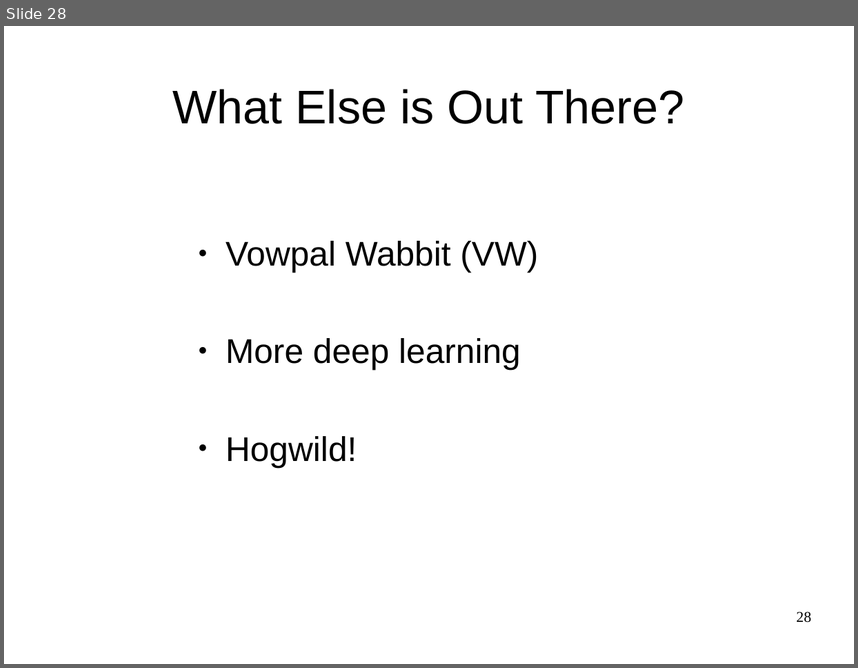
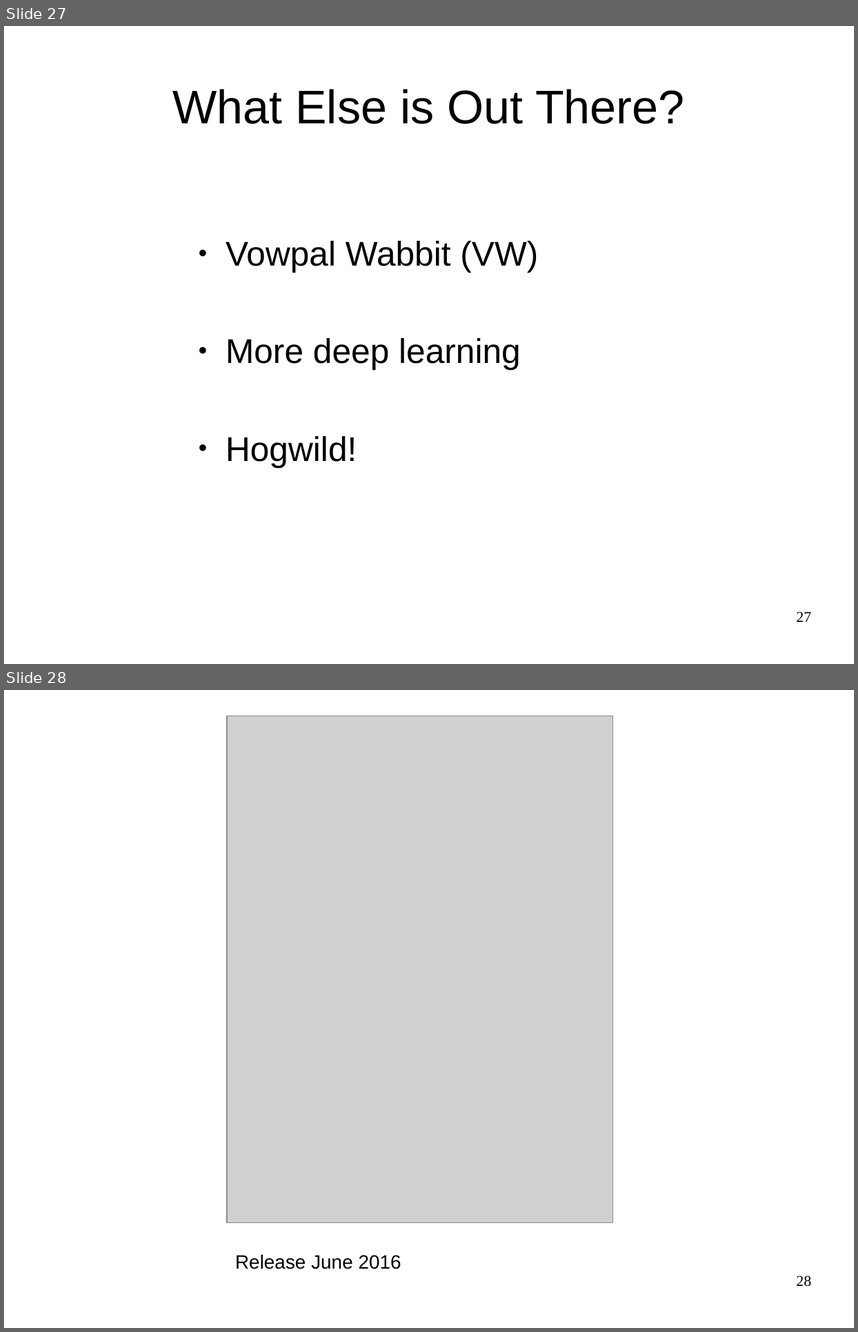
Before and after one commit to amueller/talks_odt, a slide deck: large-scale-non-linear-learning-pygotham-2015.odp. Shown one above the other, each under a label of ours: slide 28 before the commit, slides 27 and 28 after it. The pictures are 858x668 and 858x1332 pixels, drawn with LibreOffice and Linux fonts; fonts in the diff are those of the drawing; grey boxes stand for pictures. Boxes give left, top, right and bottom in pixels: in the first picture for what was removed or moved away, otherwise in the second. Text is boxed around its words. In the diff, an @@ line names an element or a change of style, - is before the commit and + after.

```diff
--- a/large-scale-non-linear-learning-pygotham-2015.odp
+++ b/large-scale-non-linear-learning-pygotham-2015.odp
@@ slide 28 added at (x1=4, y1=690, x2=854, y2=1328), background #FFFFFF @@
@@ picture added at (x1=227, y1=716, x2=613, y2=1222) @@
@@ text added at (x1=235, y1=1254, x2=401, y2=1269), 18 pt, text #000000 @@
+Release June 2016
@@ page number added at (x1=796, y1=1275, x2=811, y2=1286), 14 pt, text #000000 @@
+28
@@ what was slide 28 is now slide 27 @@
@@ page number at (x1=796, y1=611, x2=811, y2=621): text changed @@
-28
+27
```
Also in this commit, not shown: 1 slide changed, 2 slides removed, 1 other file.
